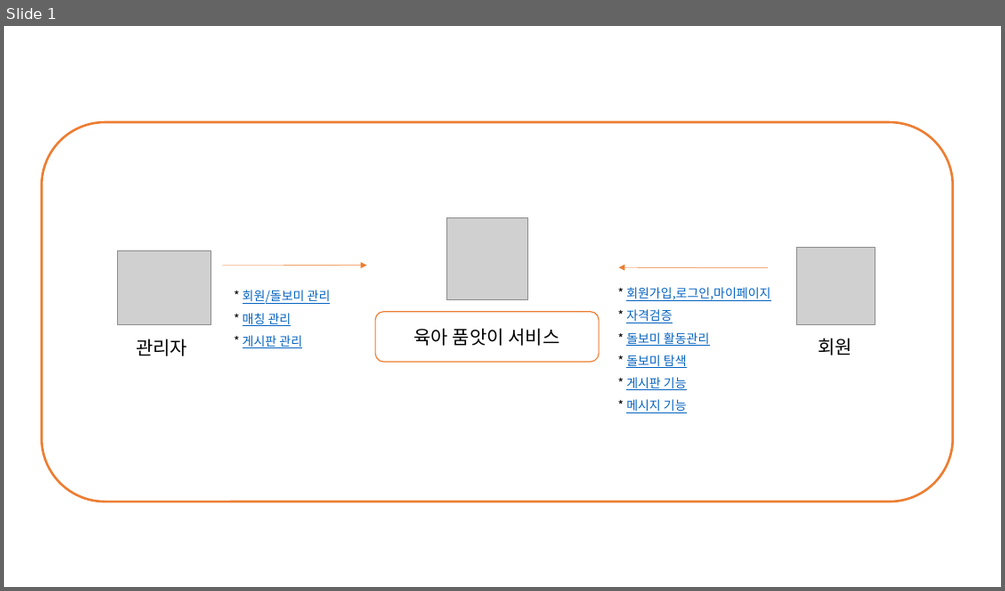
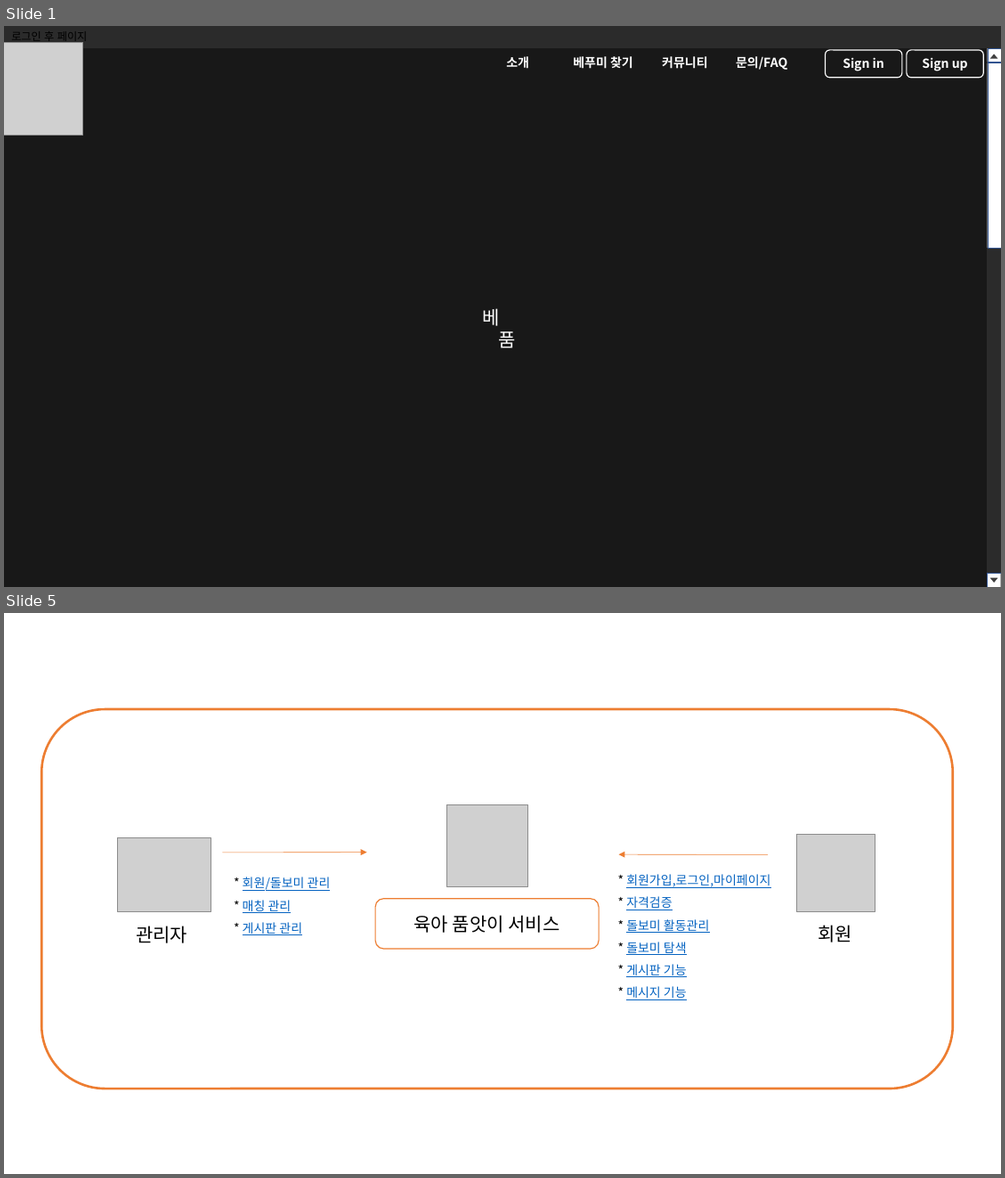
Before and after one commit to shinpanda/2017-07-03-1-bepum, a slide deck: 이정진-육아품앗이 ver1.0.pptx. Shown one above the other, each under a label of ours: slide 1 before the commit, slides 1 and 5 after it; the slides between them are not shown. The pictures are 1005x591 and 1005x1178 pixels, drawn with LibreOffice and Linux fonts; fonts in the diff are those of the drawing; grey boxes stand for pictures; background and template pictures are left out; a plain dark background stands for a picture behind light text. Boxes give left, top, right and bottom in pixels: in the first picture for what was removed or moved away, otherwise in the second. Text is boxed around its words. In the diff, an @@ line names an element or a change of style, - is before the commit and + after.

```diff
--- a/이정진-육아품앗이 ver1.0.pptx
+++ b/이정진-육아품앗이 ver1.0.pptx
@@ slide 1 added at (x1=4, y1=26, x2=1001, y2=587), background picture (left out) @@
@@ rectangle added at (x1=4, y1=48, x2=987, y2=587), fill #000000 at 44% opacity @@
@@ picture added at (x1=4, y1=42, x2=82, y2=135) @@
@@ text added at (x1=11, y1=32, x2=88, y2=44), 10.5 pt, text #000000 @@
+로그인 후 페이지
@@ rounded rectangle added at (x1=825, y1=50, x2=902, y2=78), outline #FFFFFF 1 pt, 12 pt, text #FFFFFF, bold @@
+Sign in
@@ rounded rectangle added at (x1=906, y1=50, x2=984, y2=78), outline #FFFFFF 1 pt, 12 pt, text #FFFFFF, bold @@
+Sign up
@@ rectangle added at (x1=987, y1=48, x2=1001, y2=62), fill #FFFFFF, outline #325491 0.25 pt @@
@@ text added at (x1=506, y1=56, x2=529, y2=69), 12 pt, text #FFFFFF, bold @@
+소개
@@ text added at (x1=573, y1=56, x2=633, y2=69), 12 pt, text #FFFFFF, bold @@
+베푸미 찾기
@@ text added at (x1=662, y1=56, x2=707, y2=69), 12 pt, text #FFFFFF, bold @@
+커뮤니티
@@ text added at (x1=736, y1=56, x2=787, y2=70), 12 pt, text #FFFFFF, bold @@
+문의/FAQ
@@ rectangle added at (x1=987, y1=63, x2=1001, y2=248), fill #FFFFFF, outline #325491 0.25 pt @@
@@ triangle added at (x1=990, y1=54, x2=998, y2=58), fill #404040 @@
@@ text added at (x1=483, y1=308, x2=516, y2=348), 18 pt, text #FFFFFF @@
+베
+품
@@ rectangle added at (x1=987, y1=573, x2=1001, y2=587), fill #FFFFFF, outline #325491 0.25 pt @@
@@ triangle added at (x1=990, y1=578, x2=998, y2=582), fill #404040 @@
@@ what was slide 1 is now slide 5 @@
```
Also in this commit, not shown: 1 slide changed, 3 other slides added.
